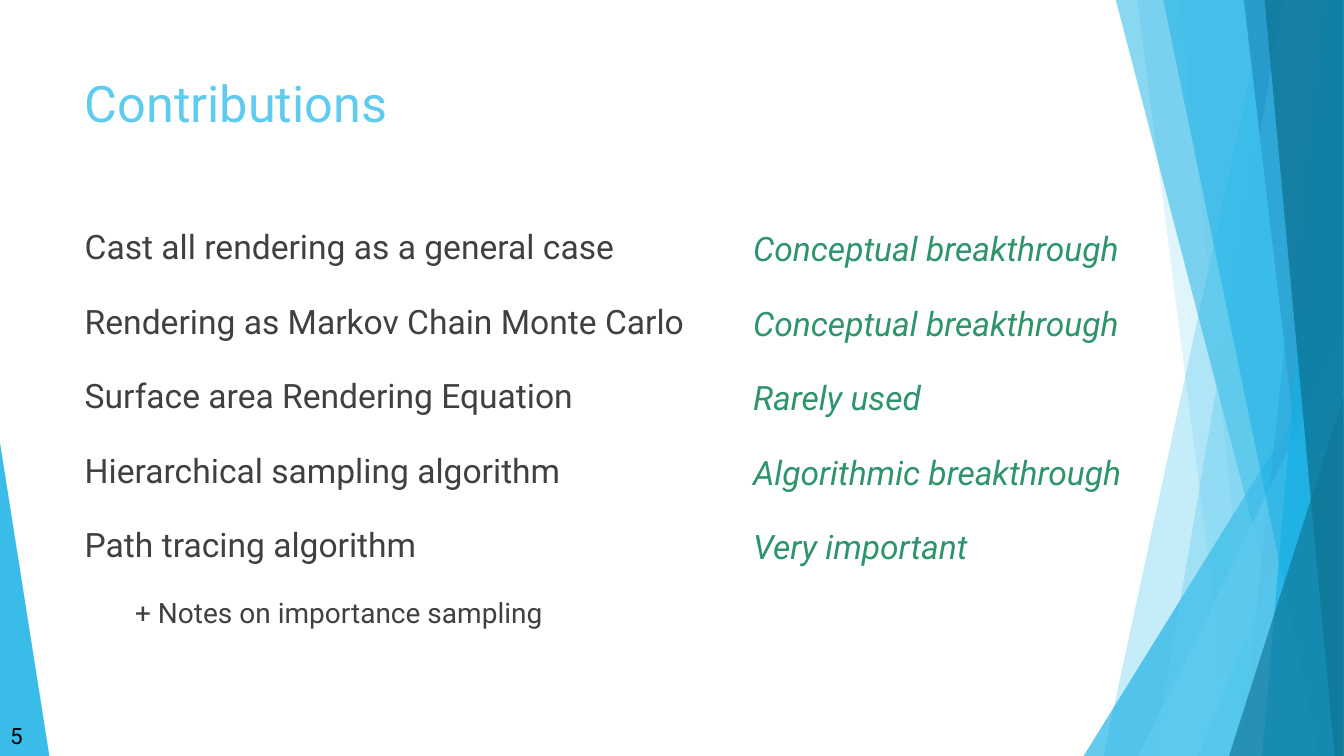
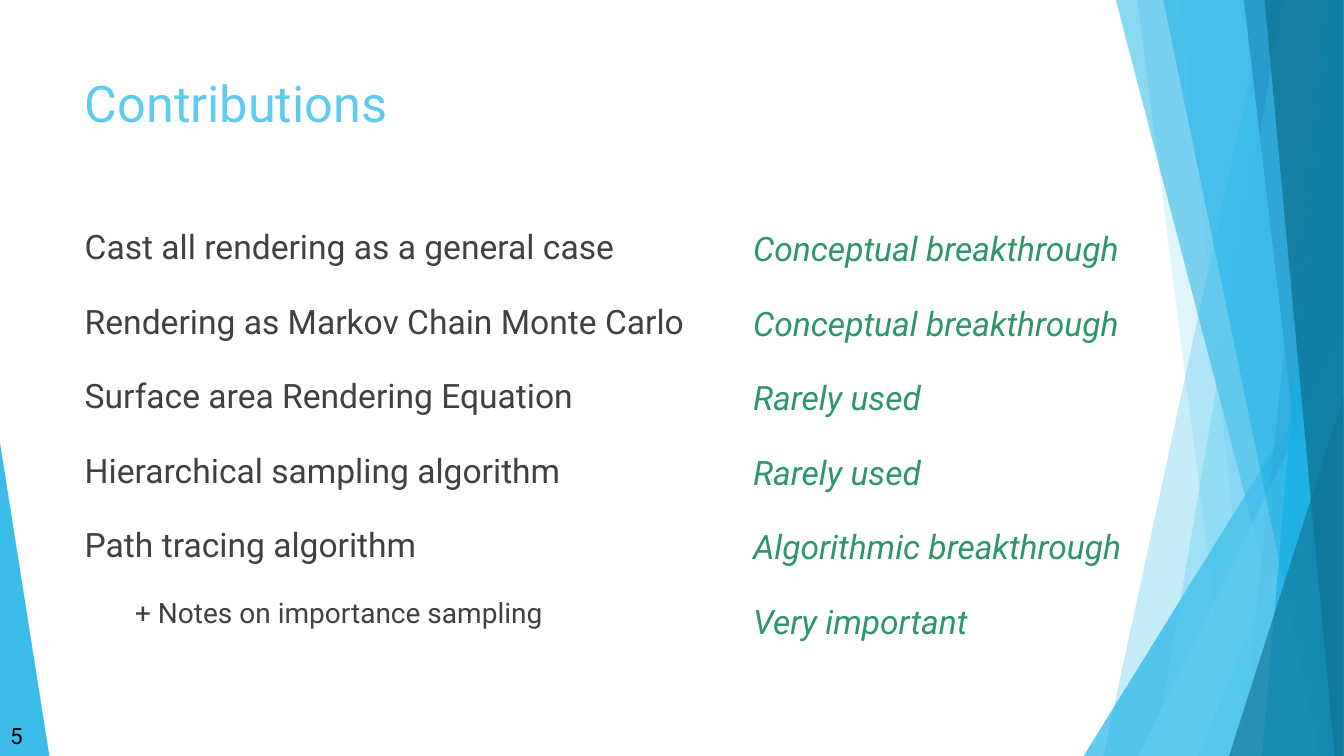
Before and after one commit to morgan3d/advanced-ray-tracing-course, a slide deck: slide 5 of present-research.pptx. Drawn at 1344x756 pixels with LibreOffice and Linux fonts; fonts in the diff are those of the drawing. Boxes give left, top, right and bottom in pixels: in the first picture for what was removed or moved away, otherwise in the second. Text is boxed around its words. In the diff, an @@ line names an element or a change of style, - is before the commit and + after.

```diff
--- a/present-research.pptx
+++ b/present-research.pptx
@@ text at (753, 459, 921, 493): paragraph added @@
+Rarely used
```
Also in this commit, not shown: 1 other file.
